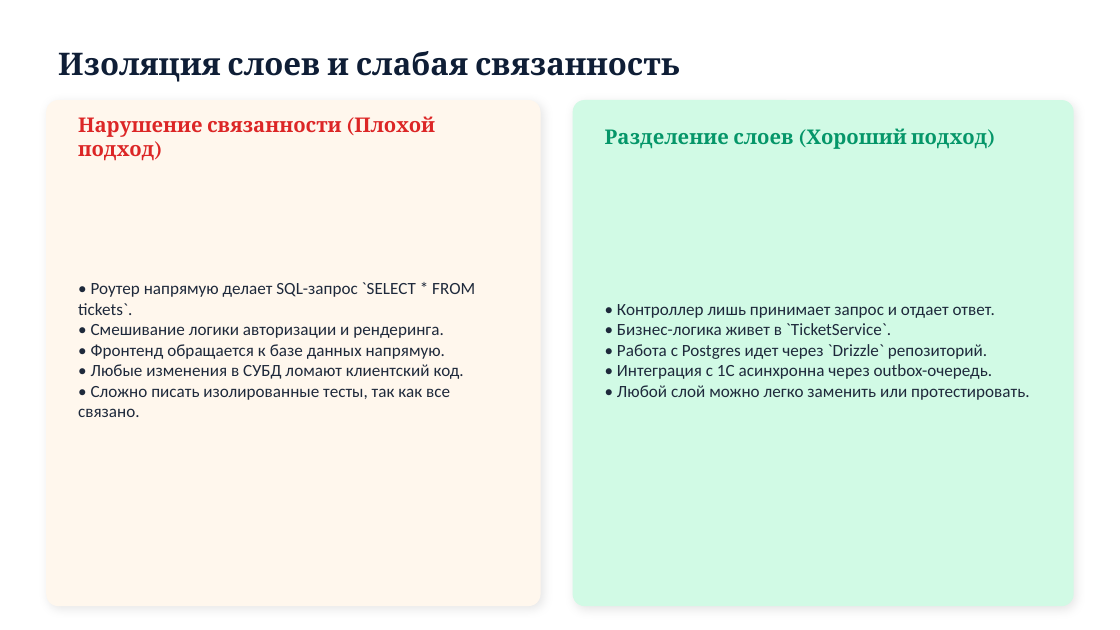
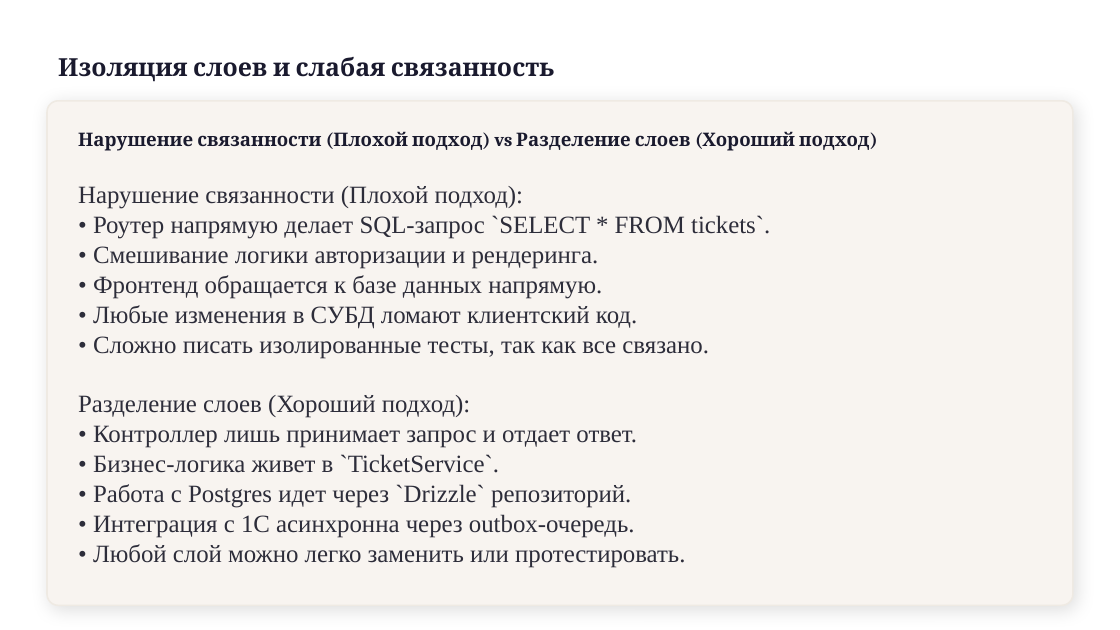
Before and after one commit to x2latte/tppo-presentation-hub--3-, a slide deck: slide 7 of presentations/output/P2_Атрибуты_качества.pptx (slide 6 before the commit). Drawn at 1120x630 pixels with LibreOffice and Linux fonts; fonts in the diff are those of the drawing. Boxes give left, top, right and bottom in pixels: in the first picture for what was removed or moved away, otherwise in the second. Text is boxed around its words. In the diff, an @@ line names an element or a change of style, - is before the commit and + after.

```diff
--- a/presentations/output/P2_Атрибуты_качества.pptx
+++ b/presentations/output/P2_Атрибуты_качества.pptx
@@ text "Изоляция слоев и слабая связанность" at bbox=[58, 57, 554, 82]: size 20 to 16 pt, text colour #0F1E36 to #1A1A2E @@
@@ rounded rectangle removed at bbox=[47, 101, 540, 605] @@
@@ rounded rectangle added at bbox=[47, 101, 1073, 605], fill #F8F4F0, outline #EFEAE3 1 pt @@
@@ text removed at bbox=[78, 116, 435, 161] @@
-Нарушение связанности (Плохой подход)
@@ rounded rectangle removed at bbox=[573, 101, 1073, 605] @@
@@ text at bbox=[78, 131, 869, 151]: text changed; size 13 to 12 pt; text colour #059669 to #1A1A2E @@
-Разделение слоев (Хороший подход)
+Нарушение связанности (Плохой подход) vs Разделение слоев (Хороший подход)
@@ text "Нарушение связанности (Плохой подход):" at bbox=[78, 186, 770, 568]: vertical alignment middle to top @@
@@ text at bbox=[78, 186, 524, 209]: paragraph added @@
+Нарушение связанности (Плохой подход):
@@ text at bbox=[93, 215, 770, 359]: size 11 to 16 pt, font Calibri to Times New Roman, text colour #1E293B to #2D2D3A in "• Роутер напрямую делает SQL-запрос `SELECT * ...", "• Смешивание логики авторизации и рендеринга.", "• Фронтенд обращается к базе данных напрямую.", "• Любые изменения в СУБД ломают клиентский ..." and 1 more places @@
@@ text removed at bbox=[617, 304, 1029, 400] @@
-• Контроллер лишь принимает запрос и отдает ответ.
-• Бизнес-логика живет в `TicketService`.
-• Работа с Postgres идет через `Drizzle` репозиторий.
-• Интеграция с 1С асинхронна через outbox-очередь.
-• Любой слой можно легко заменить или протестировать.
@@ text at bbox=[78, 395, 685, 568]: paragraphs added @@
+Разделение слоев (Хороший подход):
+• Контроллер лишь принимает запрос и отдает ответ.
+• Бизнес-логика живет в `TicketService`.
+• Работа с Postgres идет через `Drizzle` репозиторий.
+• Интеграция с 1С асинхронна через outbox-очередь.
+• Любой слой можно легко заменить или протестировать.
```
Also in this commit, not shown: 14 other slides changed, 1 slide added, 12 other files.
